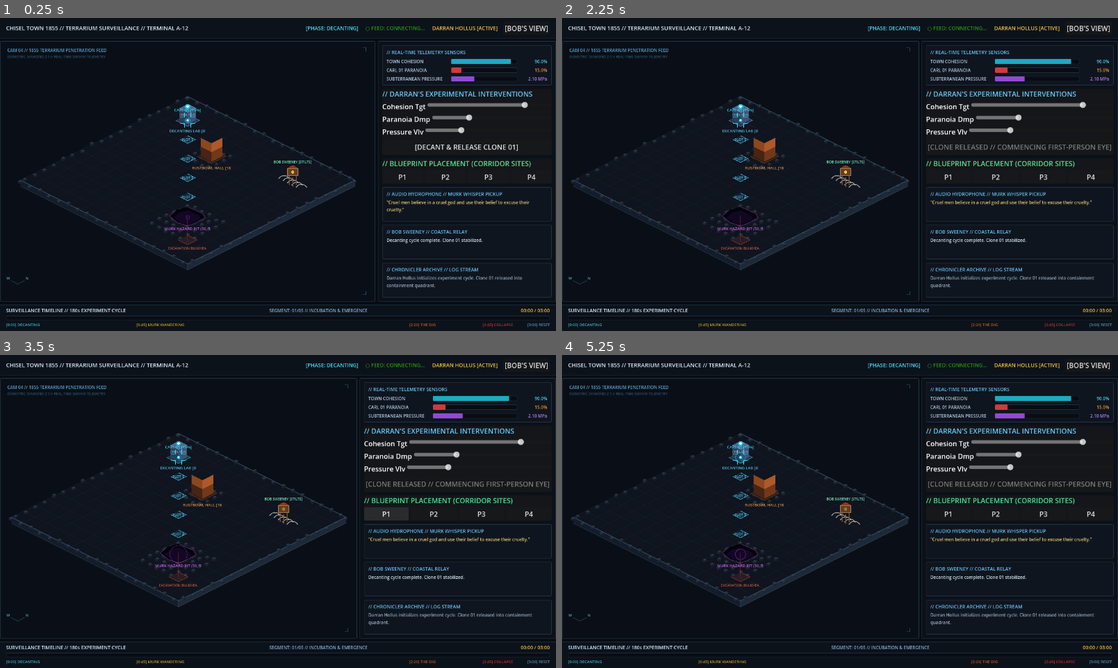
Above: before the commit, frames 1-4 (two rows, left to right).
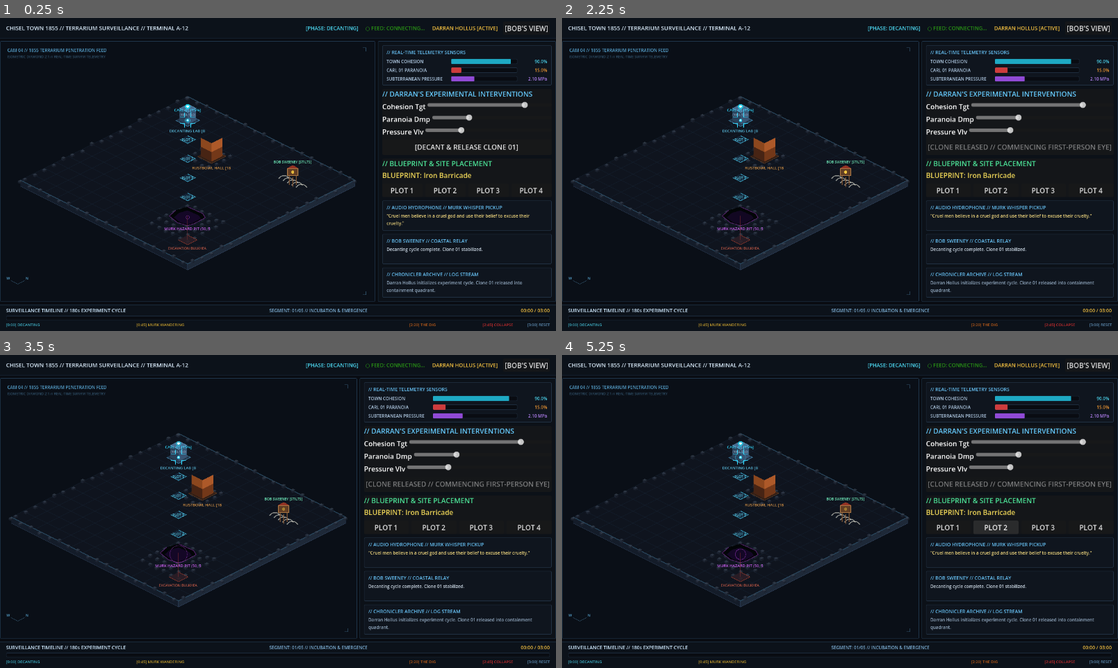
Above: after the commit, the same moments.

Repository: InBrewJ/chisel.town
Game: Godot game, scene res://scenes/Terminal.tscn
Same seed, same stepped clock (60 frames per second), same inputs: the game is played once before the commit and once after it.
Inputs (mouse positions are in pixels of both pictures, inside the frame that each line leads up to):
- Up to frame 1 (0.25 s): no input
- Up to frame 2 (2.25 s): click "[BOB'S VIEW]" at 0.5 s; click "[TOWN MAP]" at 1.25 s; click "[DECANT & RELEASE CLONE 01]" at 2 s
- Up to frame 3 (3.5 s): click (383, 514) at 2.75 s, where only the run before the commit has a clickable "P1"
- Up to frame 4 (5.25 s): click (945, 527) at 3.5 s, where only the run after the commit has a clickable "PLOT 1"; click (995, 514) at 4.25 s, where only the run before the commit has a clickable "P2"; click (995, 527) at 5 s, where only the run after the commit has a clickable "PLOT 2"

The runs differ from the first frame. In frame 1, 2.6% of the frame differs, in the area x 68-100%, y 45-88%; in frame 2, 2.7%; in frame 3, 2.7%; in frame 4, 2.8%, in the area x 65-100%, y 45-88%.

Commit message:
fix(gameplay): resolve code review findings for barricade mechanics, paranoia persistence, and 3D camera

Diff:
--- a/frontend/scripts/BobCabinView.gd
+++ b/frontend/scripts/BobCabinView.gd
@@ -61,9 +61,9 @@
 	# Third-Person Interior Camera
 	_camera = Camera3D.new()
 	_camera.position = Vector3(1.6, 1.7, 2.1)
-	_camera.look_at(Vector3(-0.2, 1.1, -0.6), Vector3.UP)
 	_camera.current = true
 	world.add_child(_camera)
+	_camera.look_at(Vector3(-0.2, 1.1, -0.6), Vector3.UP)
 
 	# Timber Floor
 	var floor_m = MeshInstance3D.new()
@@ -237,8 +237,10 @@
 	_quote_label.set_anchors_preset(Control.PRESET_BOTTOM_WIDE)
 	_quote_label.horizontal_alignment = HORIZONTAL_ALIGNMENT_CENTER
 	_quote_label.autowrap_mode = TextServer.AUTOWRAP_WORD_SMART
-	_quote_label.position = Vector2(40, -55)
-	_quote_label.size = Vector2(size.x - 80, 40)
+	_quote_label.offset_left = 40
+	_quote_label.offset_right = -40
+	_quote_label.offset_top = -65
+	_quote_label.offset_bottom = -15
 	_quote_label.modulate = Color(0.9, 0.85, 0.65, 1.0)
 	add_child(_quote_label)
 
--- a/frontend/scripts/Carl3DCorridor.gd
+++ b/frontend/scripts/Carl3DCorridor.gd
@@ -45,6 +45,8 @@
 var _screen_shake: float = 0.0
 var _barricade_health: float = 3.0
 var _barricade_breached: bool = false
+var _has_active_barricade: bool = false
+var _barricade_z: float = -11.0
 
 # Corridor Plot Z Coordinates (0 to -50m)
 const PLOT_Z = [-11.0, -22.0, -33.0, -44.0]
@@ -243,6 +245,10 @@
 
 func rebuild_placed_buildings(buildings: Array) -> void:
 	town_buildings = buildings
+	_has_active_barricade = false
+	_barricade_breached = false
+	_barricade_health = 3.0
+
 	for child in _buildings_root.get_children():
 		child.queue_free()
 
@@ -259,6 +265,8 @@
 
 		# Check if containment barrier in street path
 		if ("Barricade" in b_type or "Bastion" in b_type) and clone_number <= 3:
+			_has_active_barricade = true
+			_barricade_z = z_pos
 			_spawn_street_barricade(z_pos, b_type)
 		else:
 			_spawn_building_facade(site_id, z_pos, tier, b_type)
@@ -314,8 +322,10 @@
 	_subtitle_label.set_anchors_preset(Control.PRESET_BOTTOM_WIDE)
 	_subtitle_label.horizontal_alignment = HORIZONTAL_ALIGNMENT_CENTER
 	_subtitle_label.autowrap_mode = TextServer.AUTOWRAP_WORD_SMART
-	_subtitle_label.position = Vector2(30, -85)
-	_subtitle_label.size = Vector2(size.x - 60, 40)
+	_subtitle_label.offset_left = 30
+	_subtitle_label.offset_right = -30
+	_subtitle_label.offset_top = -90
+	_subtitle_label.offset_bottom = -15
 	_subtitle_label.modulate = Color(1.0, 0.95, 0.85, 1.0)
 	add_child(_subtitle_label)
 
@@ -400,6 +410,8 @@
 		active_subtitles = str(state["active_subtitles"])
 	if state.has("clone_number"):
 		clone_number = int(state["clone_number"])
+	if _josiah_node:
+		_josiah_node.visible = (clone_number >= 4)
 	if corridor_progress < 0.05 or story_phase == "Decanting":
 		_josiah_encountered = false
 	if state.has("town_buildings"):
@@ -460,6 +472,32 @@
 
 func _on_advance_pressed(custom_step: float = 0.08) -> void:
 	if story_phase == "MurkWandering":
+		# Check if blocked by containment barricade
+		var next_z = -50.0 * (corridor_progress + custom_step)
+		if _has_active_barricade and !_barricade_breached and next_z <= (_barricade_z + 1.5):
+			# Carl strikes the barricade with the 3D spade!
+			_cam_bob += 0.5
+			_shovel_swing_timer = 0.25
+			_screen_shake = 6.0
+			_barricade_health -= 1.0
+			if _spark_light:
+				_spark_light.position = Vector3(0.0, 1.2, _barricade_z + 0.6)
+				_spark_light.light_energy = 3.5
+			if _barricade_health > 0.0:
+				_status_label.text = "OBSTACLE: DARRAN'S BARRICADE (STRIKES: %d/3)" % int(_barricade_health)
+				_status_label.modulate = Color(1.0, 0.4, 0.2, 1.0)
+				_subtitle_label.text = '[CARL C-%02d]: "Father threw an iron barricade across the avenue! Strike it to break through!"' % clone_number
+				return
+			else:
+				_barricade_breached = true
+				if _barricade_root:
+					_barricade_root.visible = false
+				_status_label.text = "BARRICADE BREACHED // ADVANCING TO BEDROCK"
+				_status_label.modulate = Color(0.35, 0.95, 0.55, 1.0)
+				_subtitle_label.text = '[CARL C-%02d]: "The iron collapsed... nothing stops the descent."' % clone_number
+				action_requested.emit("player_move", {"step": custom_step})
+				return
+
 		_cam_bob += 1.0
 		_screen_shake = 2.5
 		action_requested.emit("player_move", {"step": custom_step})
@@ -527,8 +565,8 @@
 		var bob_y = sin(_cam_bob * 3.14) * 0.06
 		_camera.position = Vector3(0.0, 1.6 + bob_y, target_z) + shake_offset
 
-		# Josiah H Foray Proximity Encounter (Clone >= 4 or when near z = -22m)
-		if _josiah_node and !_josiah_encountered and story_phase == "MurkWandering":
+		# Josiah H Foray Proximity Encounter (Strictly Clone >= 4)
+		if clone_number >= 4 and _josiah_node and !_josiah_encountered and story_phase == "MurkWandering":
 			if abs(_camera.position.z - (-22.0)) < 3.8:
 				_josiah_encountered = true
 				var dialogue_text = "JOSIAH H FORAY: \"Tell me, are you unhoused? You seem to me like you could be a wretch. I have …(328 unchanged characters)…
--- a/frontend/scripts/TerminalUI.gd
+++ b/frontend/scripts/TerminalUI.gd
@@ -40,6 +40,9 @@
 var bob_view_btn: Button = null
 var bob_view_active: bool = false
 var selected_blueprint: String = "Iron Barricade"
+var blueprint_buttons_row: HBoxContainer = null
+var blueprint_status_label: Label = null
+var _last_blueprints: Array = []
 
 var _anim_time: float = 0.0
 var _is_connected: bool = false
@@ -203,16 +206,25 @@
 		var svb = VBoxContainer.new()
 		svb.add_theme_constant_override("separation", 4)
 		var s_hdr = Label.new()
-		s_hdr.text = "// BLUEPRINT PLACEMENT (CORRIDOR SITES)"
+		s_hdr.text = "// BLUEPRINT & SITE PLACEMENT"
 		s_hdr.modulate = Color(0.3, 0.9, 0.6, 1.0)
 		svb.add_child(s_hdr)
+
+		blueprint_status_label = Label.new()
+		blueprint_status_label.text = "BLUEPRINT: " + selected_blueprint
+		blueprint_status_label.modulate = Color(0.95, 0.85, 0.35, 1.0)
+		svb.add_child(blueprint_status_label)
+
+		blueprint_buttons_row = HBoxContainer.new()
+		blueprint_buttons_row.add_theme_constant_override("separation", 4)
+		svb.add_child(blueprint_buttons_row)
 
 		var s_row = HBoxContainer.new()
 		s_row.add_theme_constant_override("separation", 6)
 		for i in range(4):
 			var btn = Button.new()
 			btn.size_flags_horizontal = Control.SIZE_EXPAND_FILL
-			btn.text = "P%d" % (i + 1)
+			btn.text = "PLOT %d" % (i + 1)
 			var s_idx = i
 			btn.pressed.connect(func(): _place_selected_building(s_idx))
 			s_row.add_child(btn)
@@ -285,6 +297,33 @@
 			"site_id": site_id,
 			"building_type": b_type
 		})
+
+func _select_blueprint(b_name: String) -> void:
+	selected_blueprint = b_name
+	_update_blueprint_ui()
+
+func _update_blueprint_ui() -> void:
+	if blueprint_status_label:
+		blueprint_status_label.text = "BLUEPRINT: " + selected_blueprint
+	if blueprint_buttons_row:
+		for btn in blueprint_buttons_row.get_children():
+			if btn is Button:
+				var is_sel = (btn.tooltip_text == selected_blueprint or btn.text == selected_blueprint.split(" ")[0])
+				btn.modulate = Color(0.35, 0.95, 0.65, 1.0) if is_sel else Color(0.85, 0.85, 0.85, 1.0)
+
+func _rebuild_blueprint_buttons(blueprints: Array) -> void:
+	if not blueprint_buttons_row:
+		return
+	for child in blueprint_buttons_row.get_children():
+		child.queue_free()
+	for b_name in blueprints:
+		var btn = Button.new()
+		btn.size_flags_horizontal = Control.SIZE_EXPAND_FILL
+		btn.text = b_name.split(" ")[0]
+		btn.tooltip_text = b_name
+		btn.pressed.connect(func(): _select_blueprint(b_name))
+		blueprint_buttons_row.add_child(btn)
+	_update_blueprint_ui()
 
 func _toggle_bob_view() -> void:
 	bob_view_active = !bob_view_active
@@ -370,6 +409,12 @@
 
 	# Toggle viewport perspective based on narrative phase
 	if phase_str == "MurkWandering" or phase_str == "TheDig" or phase_str == "ToxicCollapse":
+		bob_view_active = false
+		if bob_cabin_view:
+			bob_cabin_view.visible = false
+		if bob_view_btn:
+			bob_view_btn.text = "[BOB'S VIEW]"
+			bob_view_btn.visible = false
 		if viewport:
 			viewport.visible = false
 		if carl_view:
@@ -381,8 +426,6 @@
 			morphology_box.visible = false
 		if site_buttons_box:
 			site_buttons_box.visible = false
-		if bob_view_btn:
-			bob_view_btn.visible = false
 	else:
 		# Decanting or ColdReset
 		if bob_view_btn:
@@ -390,6 +433,8 @@
 		if viewport:
 			viewport.visible = !bob_view_active
 			viewport.update_world_state(state)
+		if bob_cabin_view:
+			bob_cabin_view.visible = bob_view_active
 		if carl_view:
 			carl_view.visible = false
 		if site_buttons_box:
@@ -397,8 +442,11 @@
 
 		if state.has("available_morphologies"):
 			var avail: Array = state["available_morphologies"]
-			if avail.size() > 0:
-				selected_blueprint = str(avail[0])
+			if avail != _last_blueprints:
+				_last_blueprints = avail
+				if avail.size() > 0 and (selected_blueprint == "" or not (selected_blueprint in avail)):
+					selected_blueprint = str(avail[0])
+				_rebuild_blueprint_buttons(avail)
 
 		if bob_cabin_view:
 			bob_cabin_view.update_telemetry(
Not shown, added: frontend/scripts/BobCabinView.gd.uid
Not shown, added: frontend/scripts/Carl3DCorridor.gd.uid
Not shown, added: frontend/scripts/JosiahCharacter3D.gd.uid
Not shown, added: frontend/scripts/ProceduralTextures.gd.uid
Not shown, changed: AGENTS.md
Not shown, changed: NEXT_PROMPT_AGY.md
Not shown, changed: backend/src/simulation.rs
Not shown, changed: backend/tests/interactive_c1_tests.rs
Not shown, changed: docker/web_export/index.pck
Not shown, added: ship.sh
